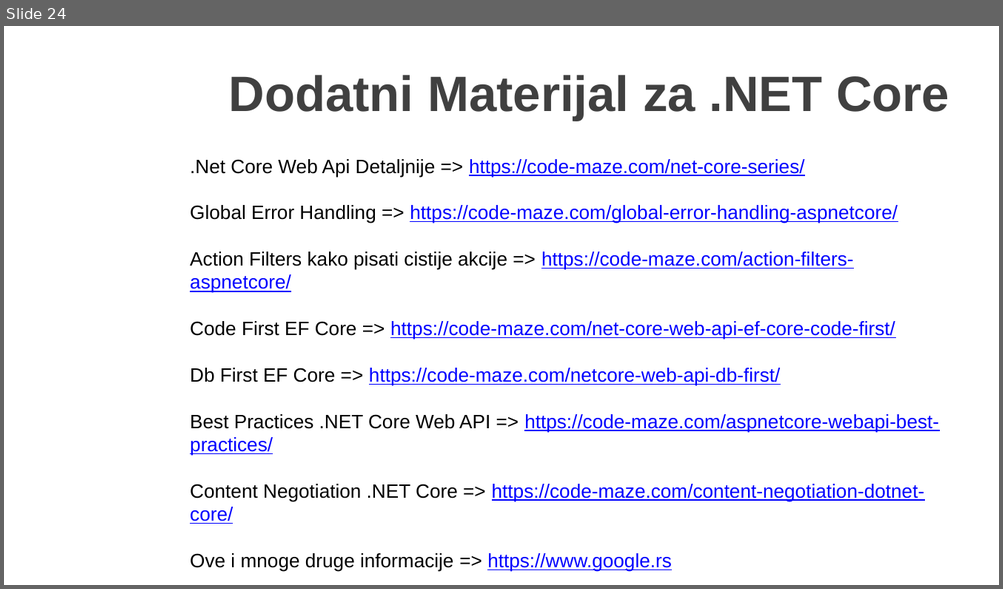
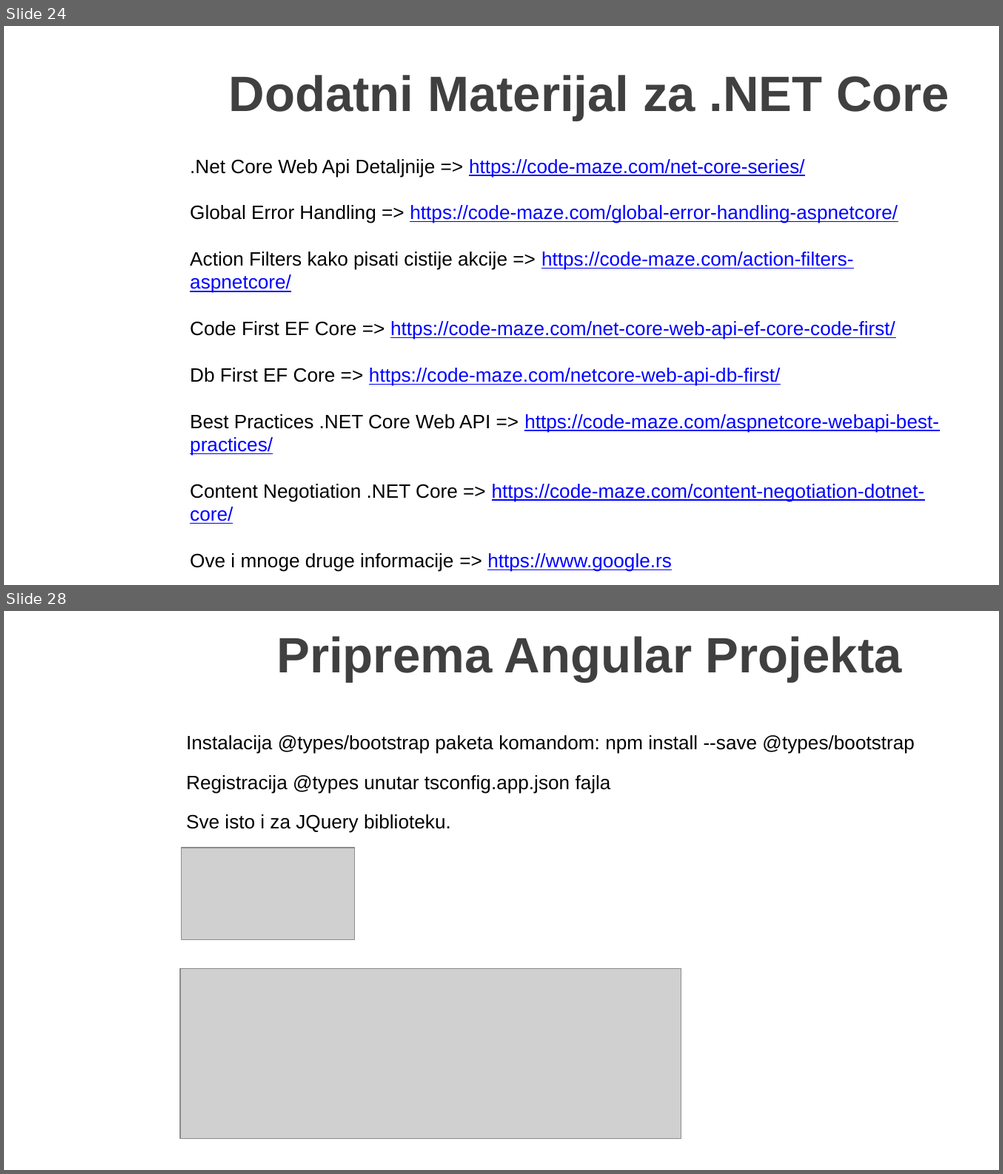
Before and after one commit to MarinkoSpasojevic/predavanje-netcore-angular, a slide deck: .NET Core i Angular Web Dev.pptx. Shown one above the other, each under a label of ours: slide 24 before the commit, slides 24 and 28 after it; the slides between them are not shown. The pictures are 1003x589 and 1003x1174 pixels, drawn with LibreOffice and Linux fonts; fonts in the diff are those of the drawing; grey boxes stand for pictures; background and template pictures are left out. Boxes give left, top, right and bottom in pixels: in the first picture for what was removed or moved away, otherwise in the second. Text is boxed around its words. In the diff, an @@ line names an element or a change of style, - is before the commit and + after.

Commit message:
Angular project created, with Home component

```diff
--- a/.NET Core i Angular Web Dev.pptx
+++ b/.NET Core i Angular Web Dev.pptx
@@ slide 28 added at (4,611,999,1170), background picture (left out) @@
@@ title added at (276,636,902,682), 36 pt, text #404040, bold @@
+Priprema Angular Projekta
@@ text added at (186,735,913,754), 14 pt, text #000000 @@
+Instalacija @types/bootstrap paketa komandom: npm install --save @types/bootstrap
@@ text added at (186,775,611,794), 14 pt, text #000000 @@
+Registracija @types unutar tsconfig.app.json fajla
@@ text added at (186,815,451,833), 14 pt, text #000000 @@
+Sve isto i za JQuery biblioteku.
@@ picture added at (181,848,354,940) @@
@@ picture added at (180,969,680,1139) @@
```
Also in this commit, not shown: 11 other slides added, 39 other files.
